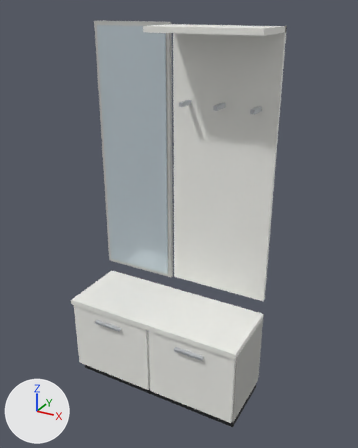
One commit to the glTF model modeller/vestiyer-1000.glb: the scene before it, then after it.
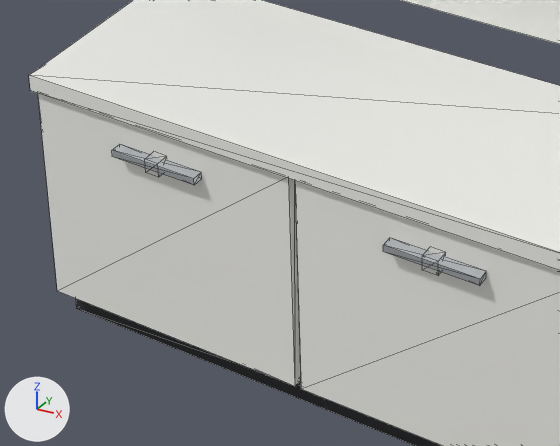
There are two pictures of each version: one whole from a 50 mm camera at (1.19, -2.2, 2.03) aimed at (0.06, -0.15, 1.01), one close up on the part from 18% to 63% of the width and 62% to 91% of the height. Lighting does not change. The marker at lower left points along +X, +Y and +Z. The last two pictures show the newer version. The close-ups show mesh edges as thin lines. Vertices at exactly the same position are counted once.

In view in the first close-up: 'mobilya'.
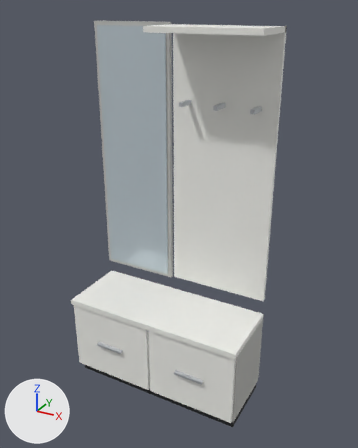
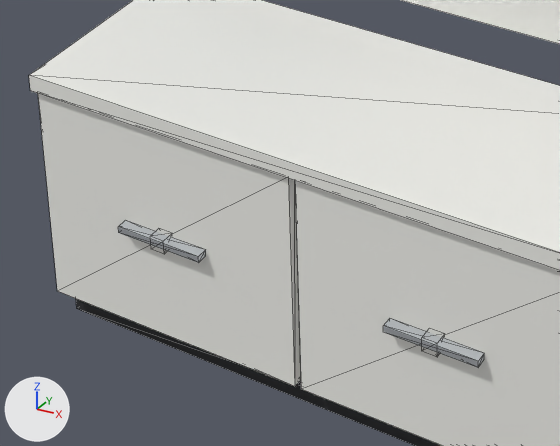
Boxes [x1, y1, x2, y2] around the edits, measured in the close-ups (560 x 446 px; the box of a moved part takes in the faces that stretch with it):
part 1 of me_mesh_0, moved or reshaped: before [112, 144, 201, 185]; after [118, 220, 206, 263]
part 2 of me_mesh_0, moved or reshaped: before [383, 238, 486, 286]; after [383, 318, 484, 367]
part 3 of me_mesh_0, moved or reshaped: before [145, 152, 166, 177]; after [150, 229, 171, 254]
part 4 of me_mesh_0, moved or reshaped: before [422, 248, 445, 276]; after [422, 329, 444, 357]

What the commit changed:
me_mesh_0 has 124 vertices, 192 faces and spans x -0.5..0.5, y -0.4..0.0, z 0.0..1.96.
me_mesh_0 is used by ob_mobilya; location (0.0, 0.0, 0.0).
me_mesh_0 part 1: the loose piece of 8 vertices spanning x -0.33..-0.17, y -0.4..-0.38, z 0.41..0.43 is moved by (0.0, 0.0, -0.15).
me_mesh_0 part 2: the loose piece of 8 vertices spanning x 0.17..0.33, y -0.4..-0.38, z 0.41..0.43 is moved by (0.0, 0.0, -0.15).
me_mesh_0 part 3: the loose piece of 8 vertices spanning x -0.26..-0.24, y -0.4..-0.38, z 0.41..0.43 is moved by (0.0, 0.0, -0.15).
me_mesh_0 part 4: the loose piece of 8 vertices spanning x 0.24..0.26, y -0.4..-0.38, z 0.41..0.43 is moved by (0.0, 0.0, -0.15).
